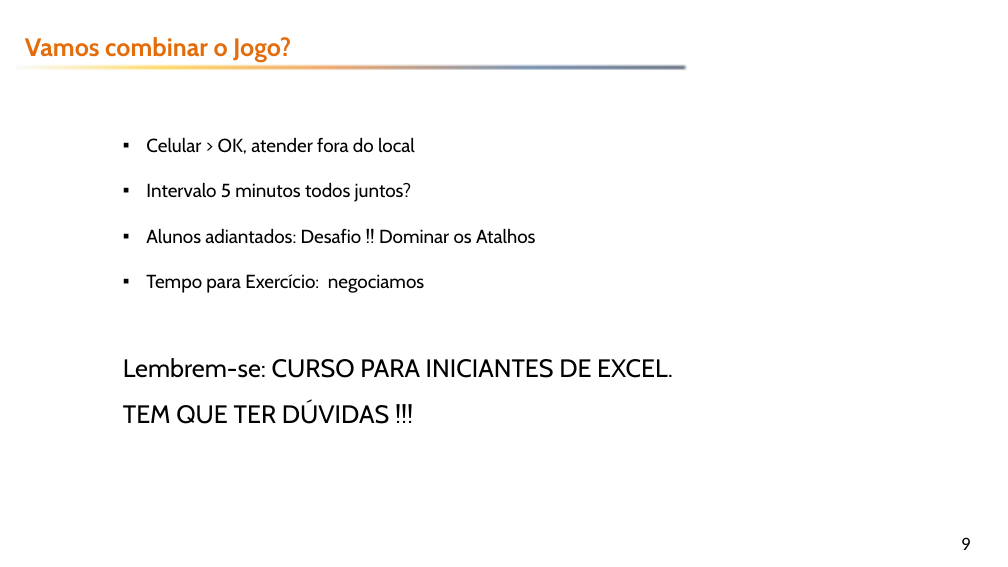
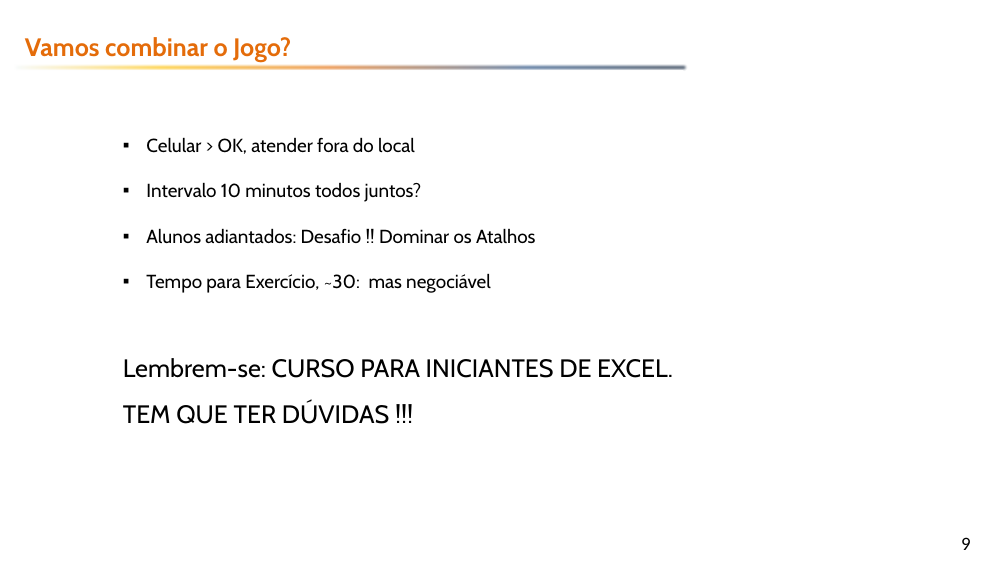
Before and after one commit to emerson-fenrir/Excel_Basico, a slide deck: slide 9 of Aula3.pptx. Drawn at 1008x567 pixels with LibreOffice and Linux fonts; fonts in the diff are those of the drawing; background and template pictures are left out. Boxes give left, top, right and bottom in pixels: in the first picture for what was removed or moved away, otherwise in the second. Text is boxed around its words. In the diff, an @@ line names an element or a change of style, - is before the commit and + after.

```diff
--- a/Aula3.pptx
+++ b/Aula3.pptx
@@ text at (146,182,422,202): text changed @@
-▪ Intervalo 5 minutos todos juntos?
+▪ Intervalo 10 minutos todos juntos?
@@ text at (146,273,491,293): text changed @@
-▪ Tempo para Exercício: negociamos
+▪ Tempo para Exercício, ~30: mas negociável
```
Also in this commit, not shown: 8 other slides changed, 1 slide added, 3 other files.
